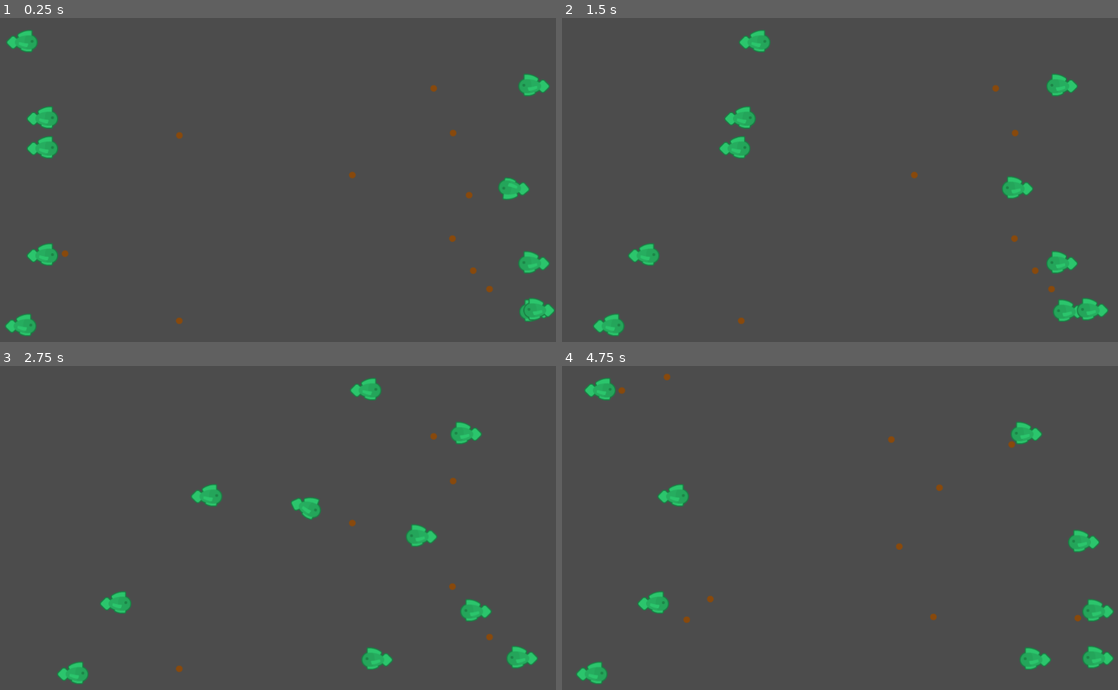
Above: before the commit, frames 1-4 (two rows, left to right).
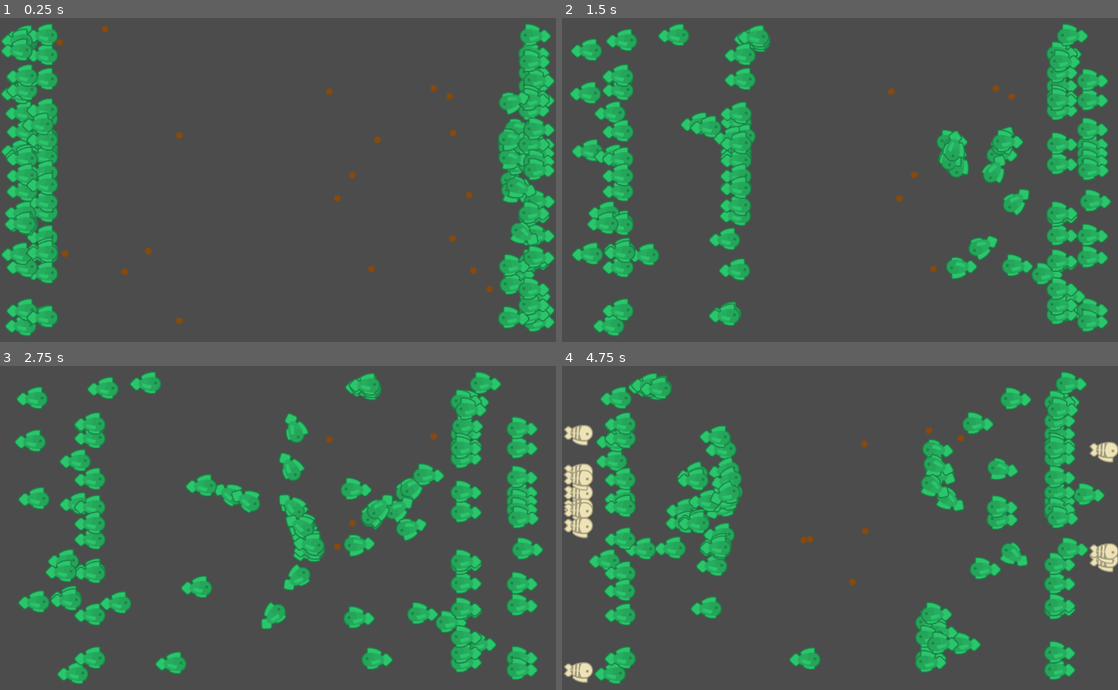
Above: after the commit, the same moments.

Repository: franklinmatheus/aquarium
Game: Godot game, scene res://scenes/Simulation.tscn
The game is run twice, just before and just after one commit, with the same random seed, the same clock (stepped at 60 frames per second) and the same inputs.
Inputs (mouse positions are in pixels of both pictures, inside the frame that each line leads up to):
- Up to frame 1 (0.25 s): no input
- Up to frame 2 (1.5 s): move the mouse to (595, 40) at 0.52 s; click (595, 40) at 0.67 s; move the mouse to (717, 118) at 1.27 s; click (717, 118) at 1.42 s
- Up to frame 3 (2.75 s): move the mouse to (500, 657) at 2.02 s; click (500, 657) at 2.17 s
- Up to frame 4 (4.75 s): move the mouse to (773, 495) at 2.77 s; click (773, 495) at 2.92 s; move the mouse to (739, 609) at 3.52 s; click (739, 609) at 3.67 s; move the mouse to (1101, 434) at 4.27 s; click (1101, 434) at 4.42 s

The runs differ from the first frame. In frame 1, 12% of the frame differs, in the area x 0-100%, y 1-98%; in frame 2, 17%; in frame 3, 18%; in frame 4, 21%, in the area x 0-100%, y 1-99%.
Error after the commit: Invalid get index 'loops' (on base: 'Dictionary'). (res://Simulation.gd:73)

Commit message:
Age field in extras [fish]

Diff:
--- a/Simulation.gd
+++ b/Simulation.gd
@@ -12,8 +12,8 @@
 export var radarSizeRangeMin = 50
 export var radarSizeRangeMax = 100
 
-export var initialPopulation = 10
-export var dailyFood = 10
+export var initialPopulation = 100
+export var dailyFood = 20
 export var mutationRate = 0.2
 
 var foods = []
@@ -30,8 +30,8 @@
 
 	if !has_any_food():
 		clear_dead_fishes()
+		reproduce()
 		reset_fishes()
-		reproduce()
 		create_foods()
 
 func reproduce():
@@ -70,17 +70,20 @@
 		index += 1
 		if fish.currentState == "morto":
 			toRemove.push_front(index)
+			print(fish.normalSpeed, ', ', fish.maxEnergy, ', ', fish.foodRadarSize, ', ', fish.extras.loops)
 
 	for i in toRemove:
 		fishes[i].queue_free()
 		fishes.remove(i)
-
 
 func reset_fishes():
 	for fish in fishes:
 		fish.position = fish.extras.initialPosition
 		fish.direction = fish.extras.initialDirection
 		fish.extras.foodEatenToday = 0
+		fish.extras.age += 1
+
+	print(len(fishes))
 
 func create_fishes():
 	for i in range(0, initialPopulation):
@@ -127,6 +130,7 @@
 	fish.extras.initialPosition = Vector2(fish.position.x, fish.position.y)
 	fish.extras.initialDirection = fish.direction
 	fish.extras.foodEatenToday = 0
+	fish.extras.age = 0
 
 	fish.connect("food_eaten", self, "on_food_eaten")
 
